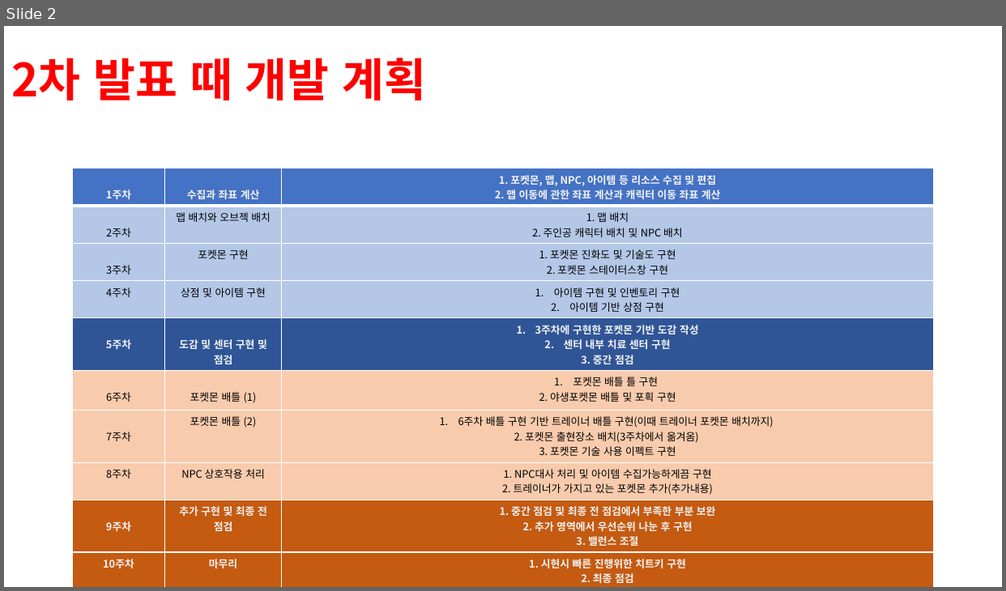
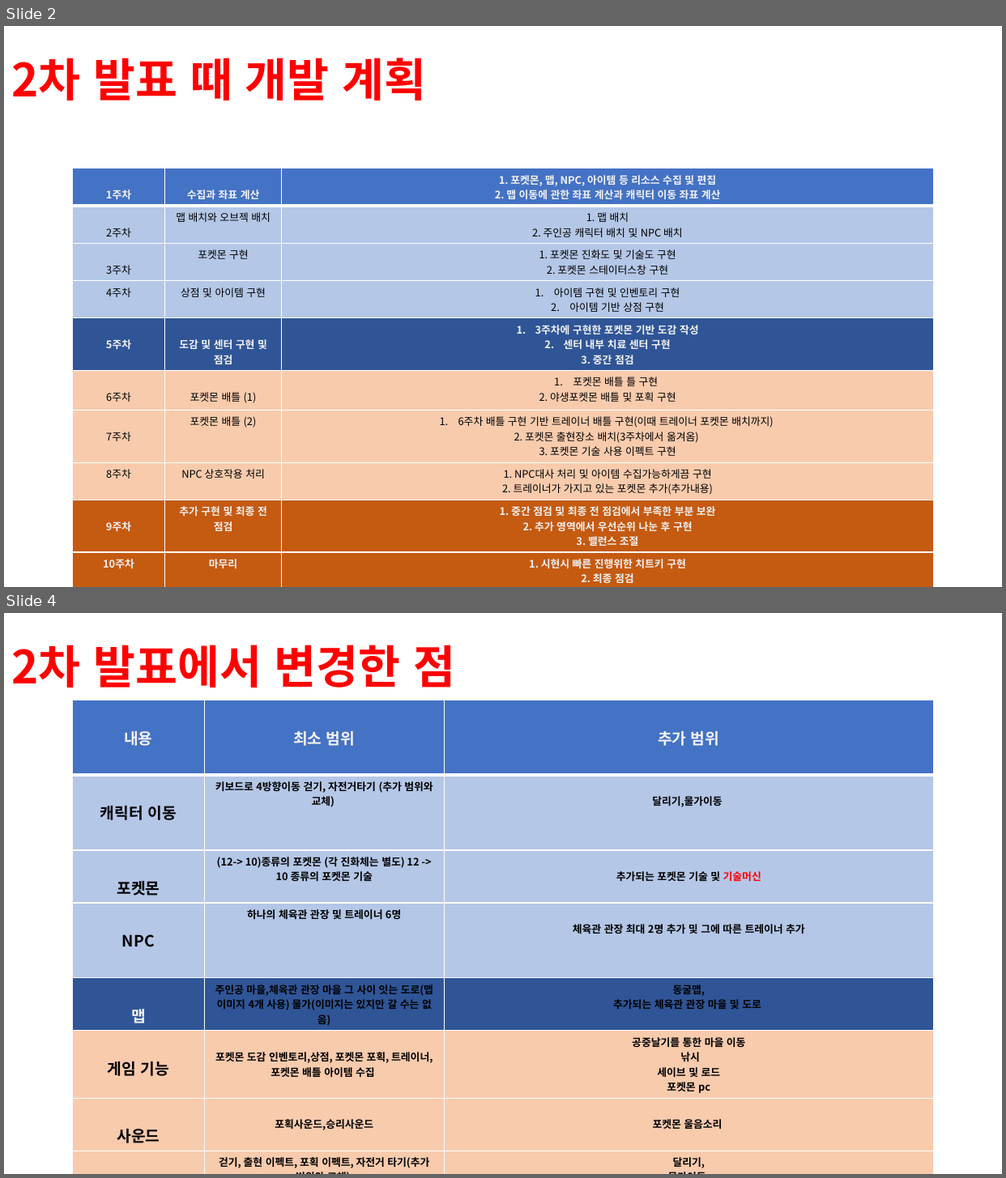
Before and after one commit to SinInchisama/2DGP_Final_Project_2019180009_Kimsunbin, a slide deck: 2019180009 김선빈 3차 발표.pptx. Shown one above the other, each under a label of ours: slide 2 before the commit, slides 2 and 4 after it; the slides between them are not shown. The pictures are 1006x591 and 1006x1178 pixels, drawn with LibreOffice and Linux fonts; fonts in the diff are those of the drawing; background and template pictures are left out. Boxes give left, top, right and bottom in pixels: in the first picture for what was removed or moved away, otherwise in the second. Text is boxed around its words. In the diff, an @@ line names an element or a change of style, - is before the commit and + after.

```diff
--- a/2019180009 김선빈 3차 발표.pptx
+++ b/2019180009 김선빈 3차 발표.pptx
@@ slide 4 added at box(4, 613, 1002, 1174), background picture (left out) @@
@@ title added at box(11, 645, 456, 688), 44 pt, text #FF0000, bold @@
+2차 발표에서 변경한 점
@@ table added at box(73, 700, 935, 1172), 8 rows, 3 columns @@
+내용 | 최소 범위 | 추가 범위
+캐릭터 이동 | 키보드로 4방향이동 걷기, 자전거타기 (추가 범위와 교체) | 달리기,물가이동
+포켓몬 | (12-> 10)종류의 포켓몬 (각 진화체는 별도) 12 -> 10 종류의 포켓몬 기술 | 추가되는 포켓몬 기술 및 기술머신
+NPC | 하나의 체육관 관장 및 트레이너 6명 | 체육관 관장 최대 2명 추가 및 그에 따른 트레이너 추가
+맵 | 주인공 마을,체육관 관장 마을 그 사이 잇는 도로(맵 이미지 4개 사용) 물가(이미지는 있지만 갈 수는 없음) | 동굴맵, / 추가되는 체육관 관장 마을 및 도로
+게임 기능 | 포켓몬 도감 인벤토리,상점, 포켓몬 포획, 트레이너, 포켓몬 배틀 아이템 수집 | 공중날기를 통한 마을 이동 / 낚시 / 세이브 및 로드 / 포켓몬 pc
+사운드 | 포획사운드,승리사운드 | 포켓몬 울음소리
+애니메이션 | 걷기, 출현 이펙트, 포획 이펙트, 자전거 타기(추가 범위와 교체) | 달리기, / 물가이동, / 포켓몬 기술 별 애니메이션
```
Also in this commit, not shown: 3 slides changed, 5 other files.
